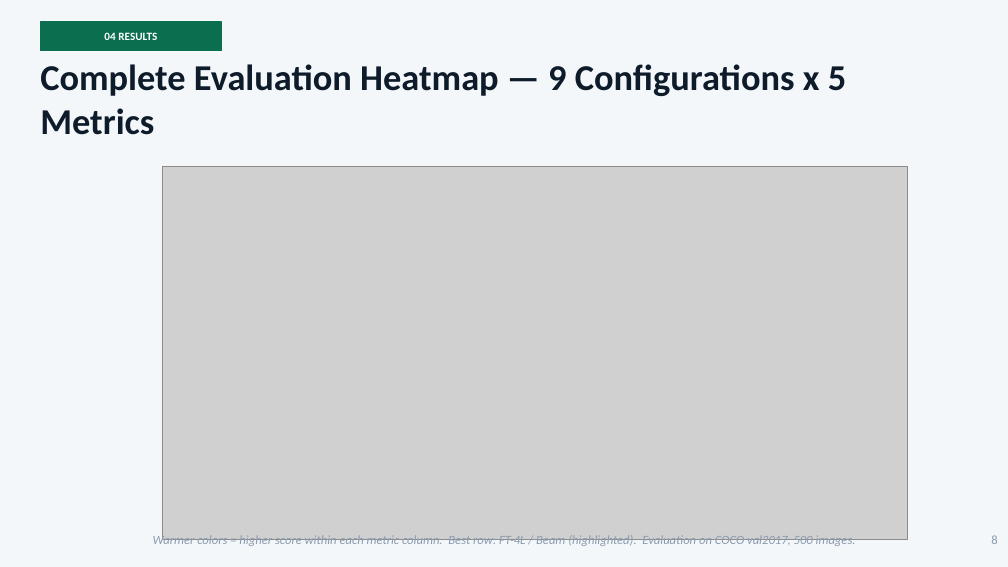
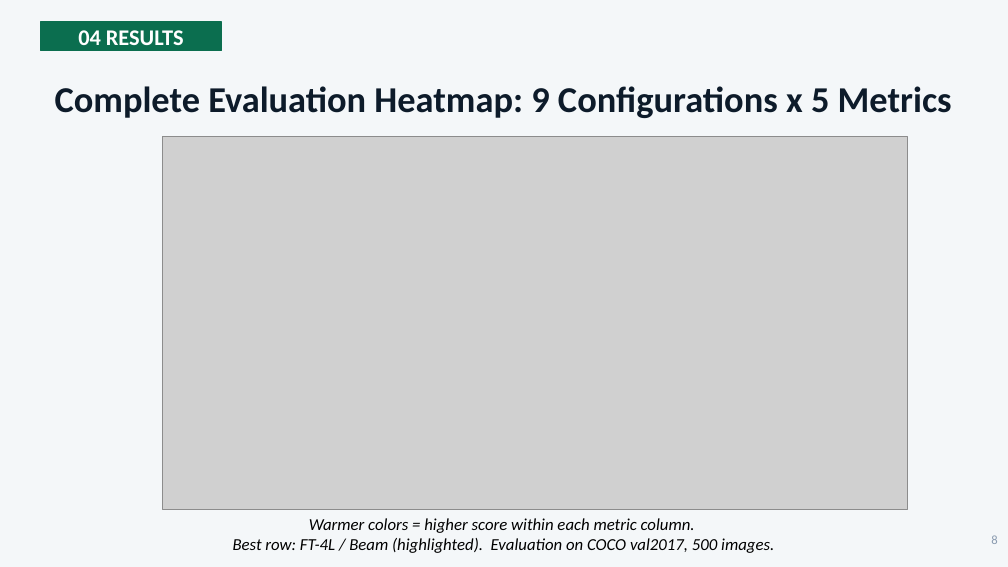
Before and after one commit to lequo-neu/Generative_Project, a slide deck: slide 8 of reports/Generative_Presentation_Group8.pptx. Drawn at 1008x567 pixels with LibreOffice and Linux fonts; fonts in the diff are those of the drawing; grey boxes stand for pictures. Boxes give left, top, right and bottom in pixels: in the first picture for what was removed or moved away, otherwise in the second. Text is boxed around its words. In the diff, an @@ line names an element or a change of style, - is before the commit and + after.

```diff
--- a/reports/Generative_Presentation_Group8.pptx
+++ b/reports/Generative_Presentation_Group8.pptx
@@ text "04 RESULTS" at [78, 30, 184, 45]: size 8 to 16 pt @@
@@ text at [55, 86, 952, 118]: text changed @@
-Complete Evaluation Heatmap — 9 Configurations x 5 Metrics
+Complete Evaluation Heatmap: 9 Configurations x 5 Metrics
@@ picture: place and size @@
-picture at [162, 166, 907, 539]
+picture at [162, 137, 907, 510]
@@ text at [233, 518, 774, 553]: text changed; size 9 to 12 pt; text colour #8A9BB0 to #000000 @@
-Warmer colors = higher score within each metric column. Best row: FT-4L / Beam (highlighted). Evaluation on COCO val2017, 500 images.
+Warmer colors = higher score within each metric column.
+Best row: FT-4L / Beam (highlighted). Evaluation on COCO val2017, 500 images.
```
Also in this commit, not shown: 14 other slides changed, 4 other files.
